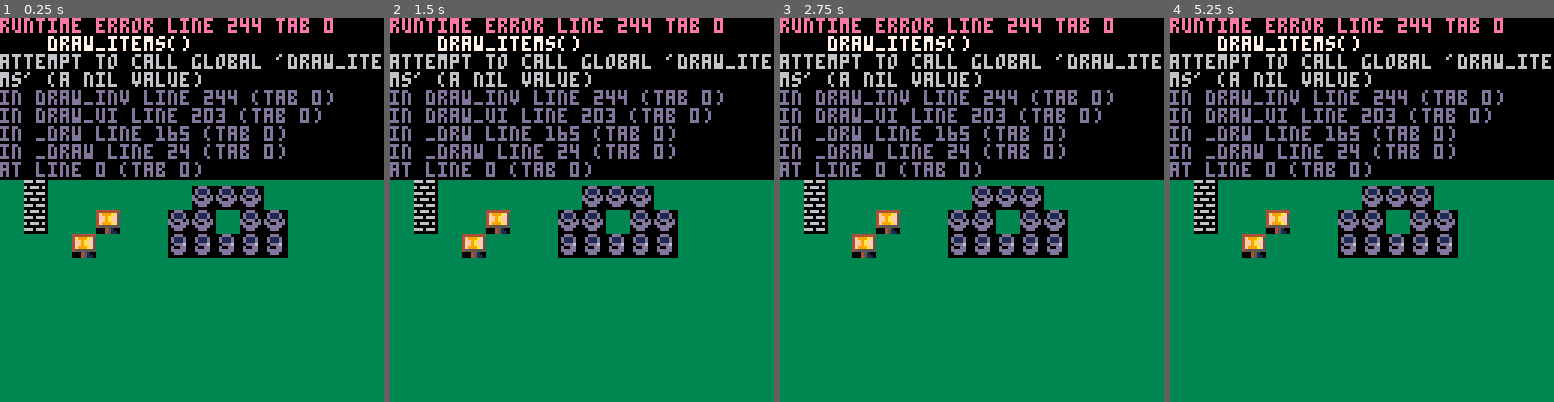
Above: before the commit, frames 1-4 (left to right).
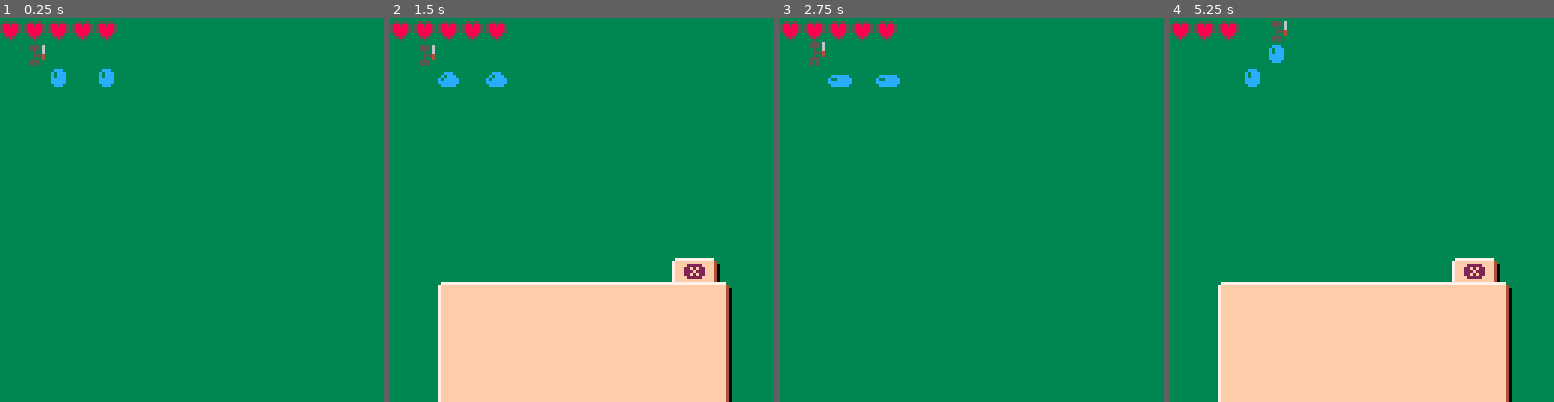
Above: after the commit, the same moments.

Repository: DriZzy208/Zelda
Game: PICO-8 cartridge zelda.p8
Same seed, same stepped clock (60 frames per second), same inputs: the game is played once before the commit and once after it.
Inputs:
- Up to frame 1 (0.25 s): no input
- Up to frame 2 (1.5 s): tap O (Z key) at 0.33, 0.7, 1.43 s; tap X (X key) at 1.07 s
- Up to frame 3 (2.75 s): hold Left 1.97-2.37 s; tap X (X key) at 2.07, 2.4, 2.73 s; tap O (Z key) at 2.22 s; hold Down from 2.42 s (still down)
- Up to frame 4 (5.25 s): release Down at 2.82 s; hold Right 2.87-3.53 s; tap X (X key) every 0.33 s from 3.07 to 5.07 s; tap O (Z key) at 3.1, 3.98, 4.87 s; hold Up 3.58-4.08 s; hold Right 4.13-4.53 s; hold Down 4.58-5.08 s; hold Left from 5.13 s (still down)

The runs differ from the first frame. In frame 1, 49% of the frame differs, in the area x 0-100%, y 0-63%; in frame 2, 73%, in the area x 0-100%, y 0-100%; in frame 3, 49%; in frame 4, 73%.
Error before the commit: runtime error line 244 tab 0; draw_items(); attempt to call global 'draw_items' (a nil value)

Commit message:
assets and ui update

Diff:
--- a/zelda.p8
+++ b/zelda.p8
@@ -3,12 +3,12 @@
 __lua__
 function _init()
  t=0
- p_ani={240,241,242,243}
+ p_ani={60,61,62,63}
 
  dirx={-1,1,0,0,1,1,-1,-1}
  diry={0,0,-1,1,-1,1,1,-1}
 
- mob_ani={240,192}
+ mob_ani={60,44}
  mob_atk={1,1}
  mob_hp ={5,2}
 
@@ -216,13 +216,13 @@
     end
 end
 
-function draw_lootbox()
+function draw_invbox()
     local lootboxx=topleftcornerx
     local lootboxy=topleftcornery+1
     --left white line
     line((lootboxx+2)*8,(lootboxy+16)*8,(lootboxx+2)*8,((lootboxy+10)*8)+1,7)
     --top white line
-    line(lootboxx+17,(lootboxy+10)*8,((lootboxx+14)*8)-1,(lootboxy+10)*8,7)
+    line(((lootboxx+2)*8)+1,(lootboxy+10)*8,((lootboxx+14)*8)-1,(lootboxy+10)*8,7)
     --right brown line
     line((lootboxx+14)*8,(lootboxy+16)*8,(lootboxx+14)*8,((lootboxy+10)*8)+1,4)
     --right black line
@@ -252,6 +252,18 @@
     draw_armor()
     draw_items()
     draw_money()
+end
+
+function draw_items()
+
+end
+
+function draw_armor()
+
+end
+
+function draw_money()
+
 end
 
 function draw_gameover()
@@ -644,85 +656,100 @@
 0000010000000303030103010303020000000000000000000000000000000000000000000000000000000000000000000000000000000000000000000000000000000000000000000000000000000000000000000000000000000000000000000000000000000000000000000000000000000000000000000000000000000000
 0000000000000000000000000000000000000000000000000000000000000000000000000000000000000000000000000000000000000000000000000000000000000000000000000000000000000000000000000000000000000000000000000000000000000000000000000000000000000000000000000000000000000000
 __map__
-1010101010101010101010101010101010101010101010101010101010101010101010101010101000000000000000000000000000000000000000000000000000000000000000000000000000000000000000000000000000000000000000000000000000000000000000000000000000000000000000000000000000000000
-1010101010101010101010101010101010101010101010101010101010101010101010101010101000000000000000000000000000000000000000000000000000000000000000000000000000000000000000000000000000000000000000000000000000000000000000000000000000000000000000000000000000000000
-1010101010101010101010101010101010101010101010101010101010101010101010101010101000000000000000000000000000000000000000000000000000000000000000000000000000000000000000000000000000000000000000000000000000000000000000000000000000000000000000000000000000000000
-1010100310101010101010100310101010101010101010101010101010101010101010101010101000000000000000000000000000000000000000000000000000000000000000000000000000000000000000000000000000000000000000000000000000000000000000000000000000000000000000000000000000000000
-1010101010101010100310101010101010101010101010101010101010101010101010101010101000000000000000000000000000000000000000000000000000000000000000000000000000000000000000000000000000000000000000000000000000000000000000000000000000000000000000000000000000000000
-101010101010100a0a0a0a0a1010101010101010101010101010101010101010101010101010101000000000000000000000000000000000000000000000000000000000000000000000000000000000000000000000000000000000000000000000000000000000000000000000000000000000000000000000000000000000
-1002101010101010101010101010101010101010101010101010101010101010101010101010101000000000000000000000000000000000000000000000000000000000000000000000000000000000000000000000000000000000000000000000000000000000000000000000000000000000000000000000000000000000
-1002101010101010080808101010101010101010101010101010101010101010101010101010101000000000000000000000000000000000000000000000000000000000000000000000000000000000000000000000000000000000000000000000000000000000000000000000000000000000000000000000000000000000
-1002101006101008081008081010101010101010101010101010101010101010101010101010101000000000000000000000000000000000000000000000000000000000000000000000000000000000000000000000000000000000000000000000000000000000000000000000000000000000000000000000000000000000
-1010100610101007070707071010101010101010101010101010101010101010101010101010101000000000000000000000000000000000000000000000000000000000000000000000000000000000000000000000000000000000000000000000000000000000000000000000000000000000000000000000000000000000
-1010101010101010101010101010101010101010101010101010101010101010101010101010101000000000000000000000000000000000000000000000000000000000000000000000000000000000000000000000000000000000000000000000000000000000000000000000000000000000000000000000000000000000
-1010101010101010101010101010101010101010101010101010101010101010101010101010101000000000000000000000000000000000000000000000000000000000000000000000000000000000000000000000000000000000000000000000000000000000000000000000000000000000000000000000000000000000
-1010101010101010101010101010101010101010101010101010101010101010101010101010101000000000000000000000000000000000000000000000000000000000000000000000000000000000000000000000000000000000000000000000000000000000000000000000000000000000000000000000000000000000
-1010101010101010101010101010101010101010101010101010000000000000000000000000000000000000000000000000000000000000000000000000000000000000000000000000000000000000000000000000000000000000000000000000000000000000000000000000000000000000000000000000000000000000
-1010101010101010101010101010101010101010101010101010000000000000000000000000000000000000000000000000000000000000000000000000000000000000000000000000000000000000000000000000000000000000000000000000000000000000000000000000000000000000000000000000000000000000
-1010101010101010101010101010101010101010101010101010000000000000000000000000000000000000000000000000000000000000000000000000000000000000000000000000000000000000000000000000000000000000000000000000000000000000000000000000000000000000000000000000000000000000
-1010101010101010101010101010101010101010101010101010000000000000000000000000000000000000000000000000000000000000000000000000000000000000000000000000000000000000000000000000000000000000000000000000000000000000000000000000000000000000000000000000000000000000
-…(65 lines of a section not shown)…
+1010101010101010101010101010101010101010101010101010101010101010101010101010101010101010101010101010101010101010101010101010101010101010101010101010101010101010101010101010101010101010101010101010101010101010101010101010101010101010101010101010101010101010
+1010101010101010101010101010101010101010101010101010101010101010101010101010101010101010101010101010101010101010101010101010101010101010101010101010101010101010101010101010101010101010101010101010101010101010101010101010101010101010101010101010101010101010
+1010031003101010101010101010101010101010101010101010101010101010101010101010101010101010101010101010101010101010101010101010101010101010101010101010101010101010101010101010101010101010101010101010101010101010101010101010101010101010101010101010101010101010
+1010101010101010101010101010101010101010101010101010101010101010101010101010101010101010101010101010101010101010101010101010101010101010101010101010101010101010101010101010101010101010101010101010101010101010101010101010101010101010101010101010101010101010
+1010101010101010101010101010101010101010101010101010101010101010101010101010101010101010101010101010101010101010101010101010101010101010101010101010101010101010101010101010101010101010101010101010101010101010101010101010101010101010101010101010101010101010
+1010101010101010101010101010101010101010101010101010101010101010101010101010101010101010101010101010101010101010101010101010101010101010101010101010101010101010101010101010101010101010101010101010101010101010101010101010101010101010101010101010101010101010
+1010101010101010101010101010101010101010101010101010101010101010101010101010101010101010101010101010101010101010101010101010101010101010101010101010101010101010101010101010101010101010101010101010101010101010101010101010101010101010101010101010101010101010
+1010101010101010101010101010101010101010101010101010101010101010101010101010101010101010101010101010101010101010101010101010101010101010101010101010101010101010101010101010101010101010101010101010101010101010101010101010101010101010101010101010101010101010
+1010101010101010101010101010101010101010101010101010101010101010101010101010101010101010101010101010101010101010101010101010101010101010101010101010101010101010101010101010101010101010101010101010101010101010101010101010101010101010101010101010101010101010
+1010101010101010101010101010101010101010101010101010101010101010101010101010101010101010101010101010101010101010101010101010101010101010101010101010101010101010101010101010101010101010101010101010101010101010101010101010101010101010101010101010101010101010
+1010101010101010101010101010101010101010101010101010101010101010101010101010101010101010101010101010101010101010101010101010101010101010101010101010101010101010101010101010101010101010101010101010101010101010101010101010101010101010101010101010101010101010
+1010101010101010101010101010101010101010101010101010101010101010101010101010101010101010101010101010101010101010101010101010101010101010101010101010101010101010101010101010101010101010101010101010101010101010101010101010101010101010101010101010101010101010
+1010101010101010101010101010101010101010101010101010101010101010101010101010101010101010101010101010101010101010101010101010101010101010101010101010101010101010101010101010101010101010101010101010101010101010101010101010101010101010101010101010101010101010
+1010101010101010101010101010101010101010101010101010101010101010101010101010101010101010101010101010101010101010101010101010101010101010101010101010101010101010101010101010101010101010101010101010101010101010101010101010101010101010101010101010101010101010
+1010101010101010101010101010101010101010101010101010101010101010101010101010101010101010101010101010101010101010101010101010101010101010101010101010101010101010101010101010101010101010101010101010101010101010101010101010101010101010101010101010101010101010
+1010101010101010101010101010101010101010101010101010101010101010101010101010101010101010101010101010101010101010101010101010101010101010101010101010101010101010101010101010101010101010101010101010101010101010101010101010101010101010101010101010101010101010
+1010101010101010101010101010101010101010101010101010101010101010101010101010101010101010101010101010101010101010101010101010101010101010101010101010101010101010101010101010101010101010101010101010101010101010101010101010101010101010101010101010101010101010
+1010101010101010101010101010101010101010101010101010101010101010101010101010101010101010101010101010101010101010101010101010101010101010101010101010101010101010101010101010101010101010101010101010101010101010101010101010101010101010101010101010101010101010
+1010101010101010101010101010101010101010101010101010101010101010101010101010101010101010101010101010101010101010101010101010101010101010101010101010101010101010101010101010101010101010101010101010101010101010101010101010101010101010101010101010101010101010
+1010101010101010101010101010101010101010101010101010101010101010101010101010101010101010101010101010101010101010101010101010101010101010101010101010101010101010101010101010101010101010101010101010101010101010101010101010101010101010101010101010101010101010
+1010101010101010101010101010101010101010101010101010101010101010101010101010101010101010101010101010101010101010101010101010101010101010101010101010101010101010101010101010101010101010101010101010101010101010101010101010101010101010101010101010101010101010
+1010101010101010101010101010101010101010101010101010101010101010101010101010101010101010101010101010101010101010101010101010101010101010101010101010101010101010101010101010101010101010101010101010101010101010101010101010101010101010101010101010101010101010
+1010101010101010101010101010101010101010101010101010101010101010101010101010101010101010101010101010101010101010101010101010101010101010101010101010101010101010101010101010101010101010101010101010101010101010101010101010101010101010101010101010101010101010
+1010101010101010101010101010101010101010101010101010101010101010101010101010101010101010101010101010101010101010101010101010101010101010101010101010101010101010101010101010101010101010101010101010101010101010101010101010101010101010101010101010101010101010
+1010101010101010101010101010101010101010101010101010101010101010101010101010101010101010101010101010101010101010101010101010101010101010101010101010101010101010101010101010101010101010101010101010101010101010101010101010101010101010101010101010101010101010
+1010101010101010101010101010101010101010101010101010101010101010101010101010101010101010101010101010101010101010101010101010101010101010101010101010101010101010101010101010101010101010101010101010101010101010101010101010101010101010101010101010101010101010
+1010101010101010101010101010101010101010101010101010101010101010101010101010101010101010101010101010101010101010101010101010101010101010101010101010101010101010101010101010101010101010101010101010101010101010101010101010101010101010101010101010101010101010
+1010101010101010101010101010101010101010101010101010101010101010101010101010101010101010101010101010101010101010101010101010101010101010101010101010101010101010101010101010101010101010101010101010101010101010101010101010101010101010101010101010101010101010
+1010101010101010101010101010101010101010101010101010101010101010101010101010101010101010101010101010101010101010101010101010101010101010101010101010101010101010101010101010101010101010101010101010101010101010101010101010101010101010101010101010101010101010
+1010101010101010101010101010101010101010101010101010101010101010101010101010101010101010101010101010101010101010101010101010101010101010101010101010101010101010101010101010101010101010101010101010101010101010101010101010101010101010101010101010101010101010
+1010101010101010101010101010101010101010101010101010101010101010101010101010101010101010101010101010101010101010101010101010101010101010101010101010101010101010101010101010101010101010101010101010101010101010101010101010101010101010101010101010101010101010
+1010101010101010101010101010101010101010101010101010101010101010101010101010101010101010101010101010101010101010101010101010101010101010101010101010101010101010101010101010101010101010101010101010101010101010101010101010101010101010101010101010101010101010
+…(65 lines of a section not shown)…
Not shown, changed: 88 lines of the sprite sheet (__gfx__) section of zelda.p8
